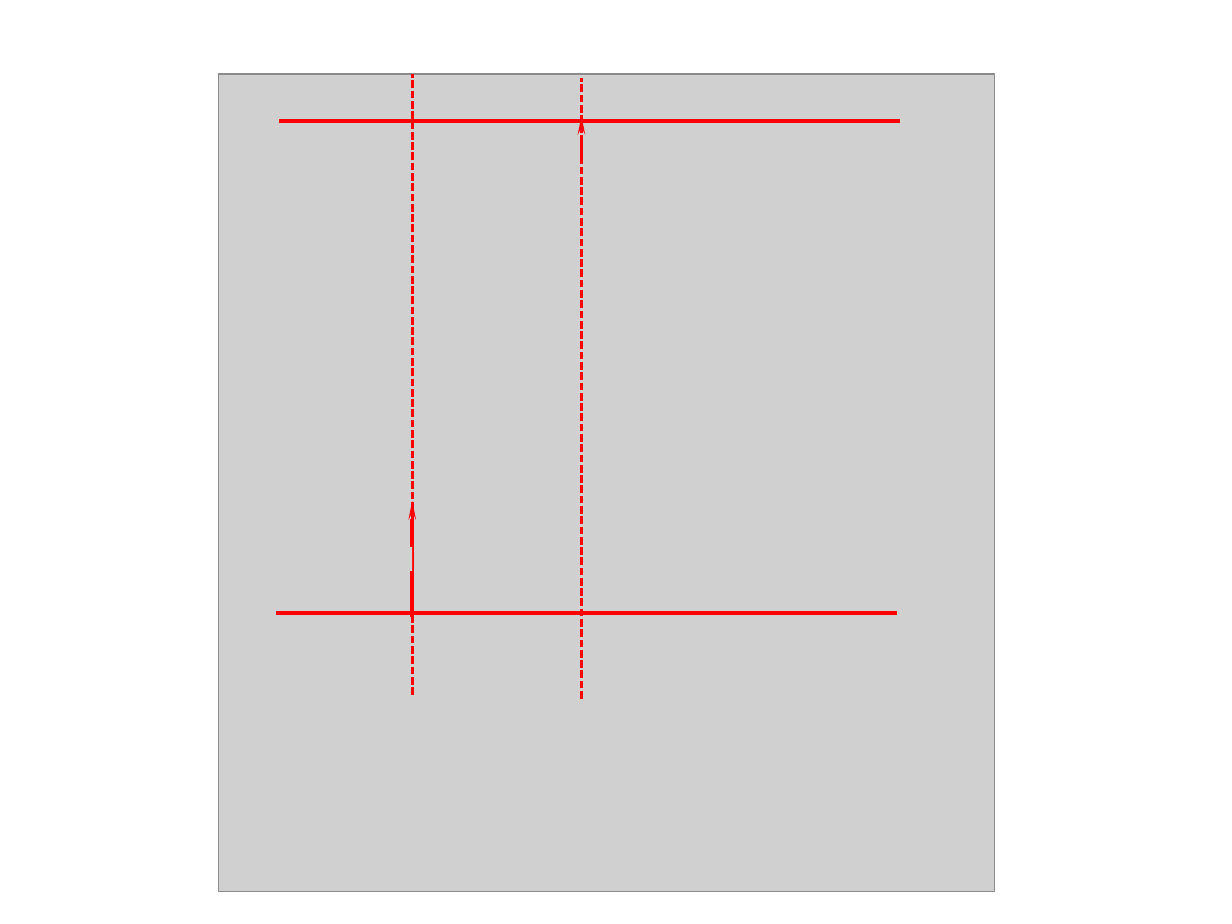
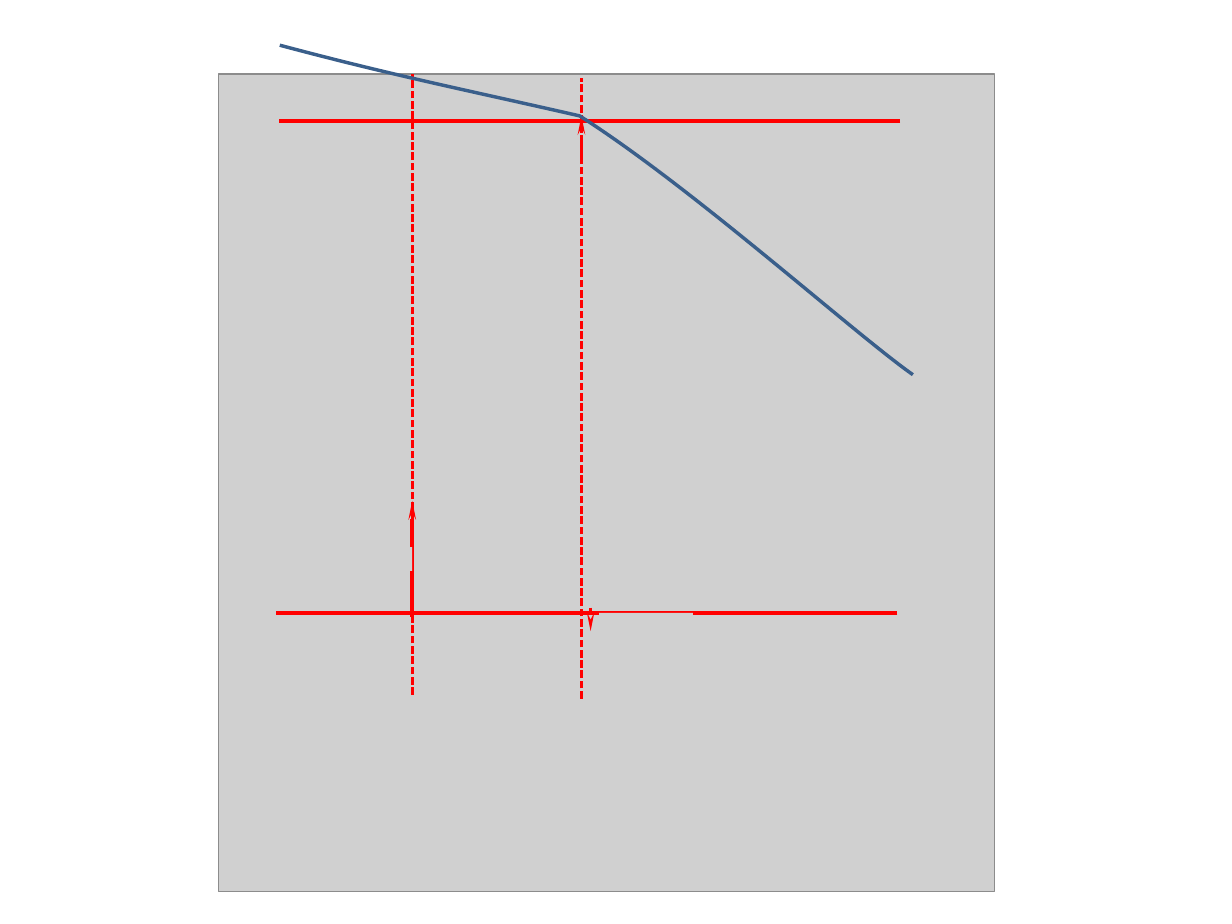
Before and after one commit to xpessoles/Cy_03_PSI_ConceptionCommande, a slide deck: slide 2 of Chapitre_01_Correction/TD_01_AP_TrainHelico/images/Figure.pptx. Drawn at 1232x924 pixels with LibreOffice and Linux fonts; fonts in the diff are those of the drawing; grey boxes stand for pictures. Boxes give left, top, right and bottom in pixels: in the first picture for what was removed or moved away, otherwise in the second. Text is boxed around its words. In the diff, an @@ line names an element or a change of style, - is before the commit and + after.

```diff
--- a/Chapitre_01_Correction/TD_01_AP_TrainHelico/images/Figure.pptx
+++ b/Chapitre_01_Correction/TD_01_AP_TrainHelico/images/Figure.pptx
@@ freeform shape added at (x1=280, y1=46, x2=913, y2=375), outline #3A5F8C 2 pt @@
@@ arrow added from (590, 607) to (590, 631), #FF0000 2.25 pt @@
@@ picture added at (x1=599, y1=614, x2=692, y2=637) @@
```
Also in this commit, not shown: 3 other files.
